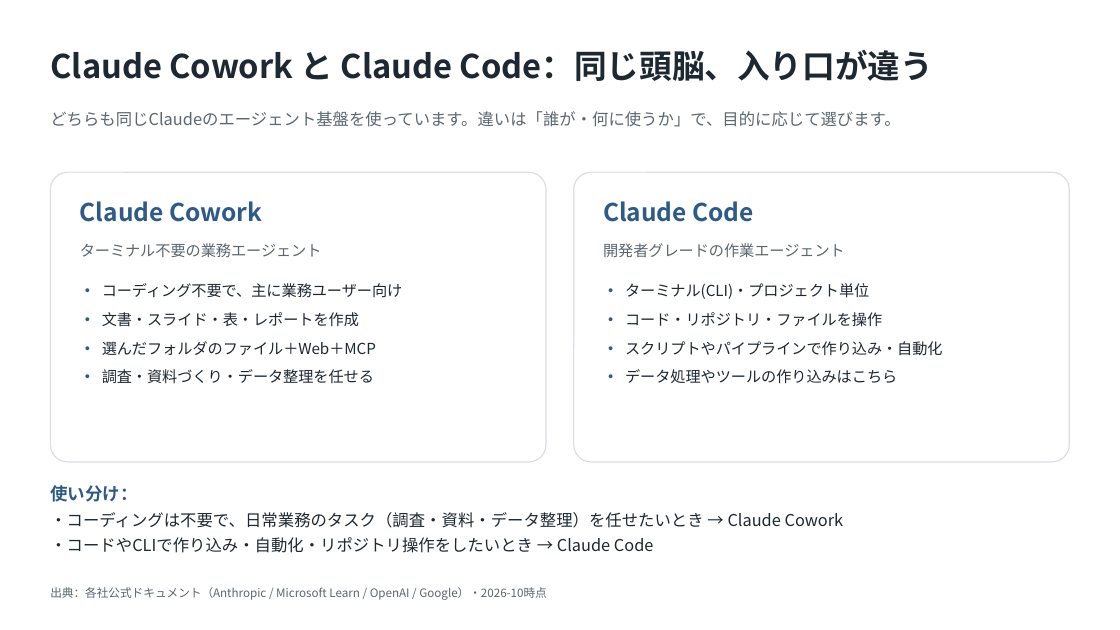
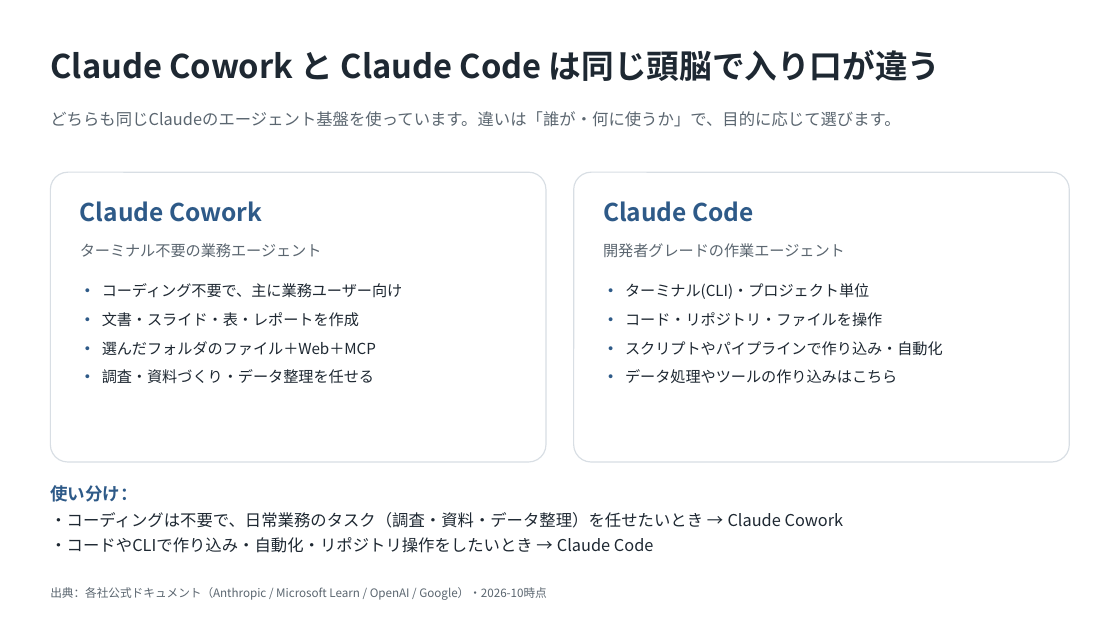
Before and after one commit to ctc-itkr/claude-hands-on, a slide deck: slide 4 of docs/03_参考資料/Copilot_Cowork_競合比較.pptx (slide 5 before the commit). Drawn at 1120x630 pixels with LibreOffice and Linux fonts; fonts in the diff are those of the drawing. Boxes give left, top, right and bottom in pixels: in the first picture for what was removed or moved away, otherwise in the second. Text is boxed around its words. In the diff, an @@ line names an element or a change of style, - is before the commit and + after.

```diff
--- a/docs/03_参考資料/Copilot_Cowork_競合比較.pptx
+++ b/docs/03_参考資料/Copilot_Cowork_競合比較.pptx
@@ text at (x1=50, y1=50, x2=941, y2=81): text changed @@
-Claude Cowork と Claude Code：同じ頭脳、入り口が違う
+Claude Cowork と Claude Code は同じ頭脳で入り口が違う
```
Also in this commit, not shown: 3 other slides changed.
